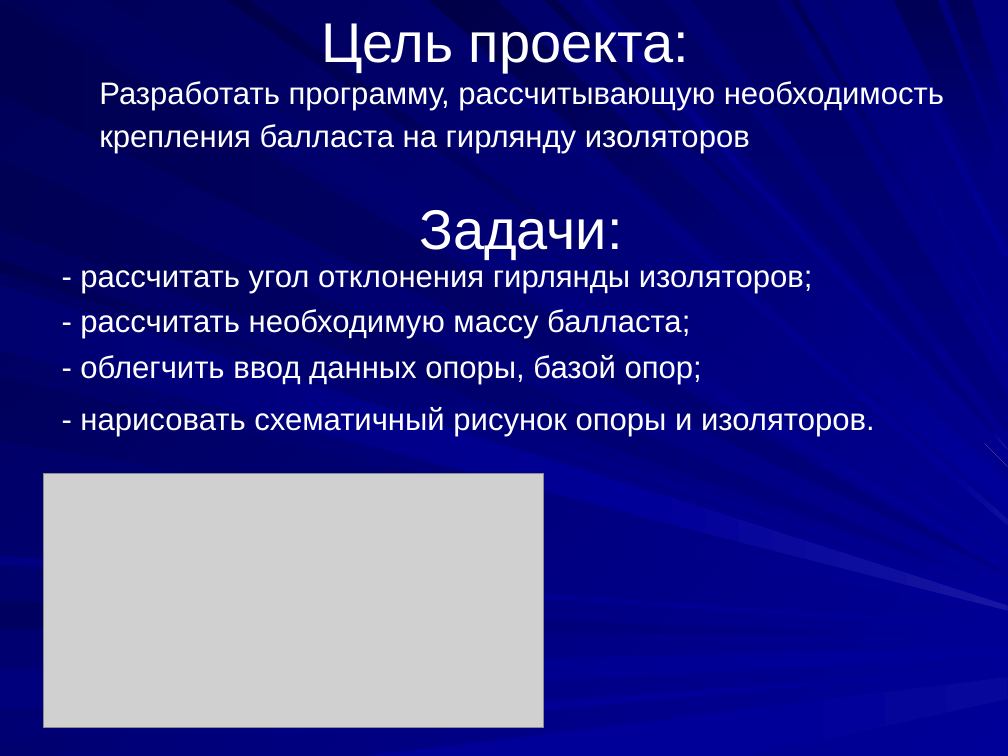
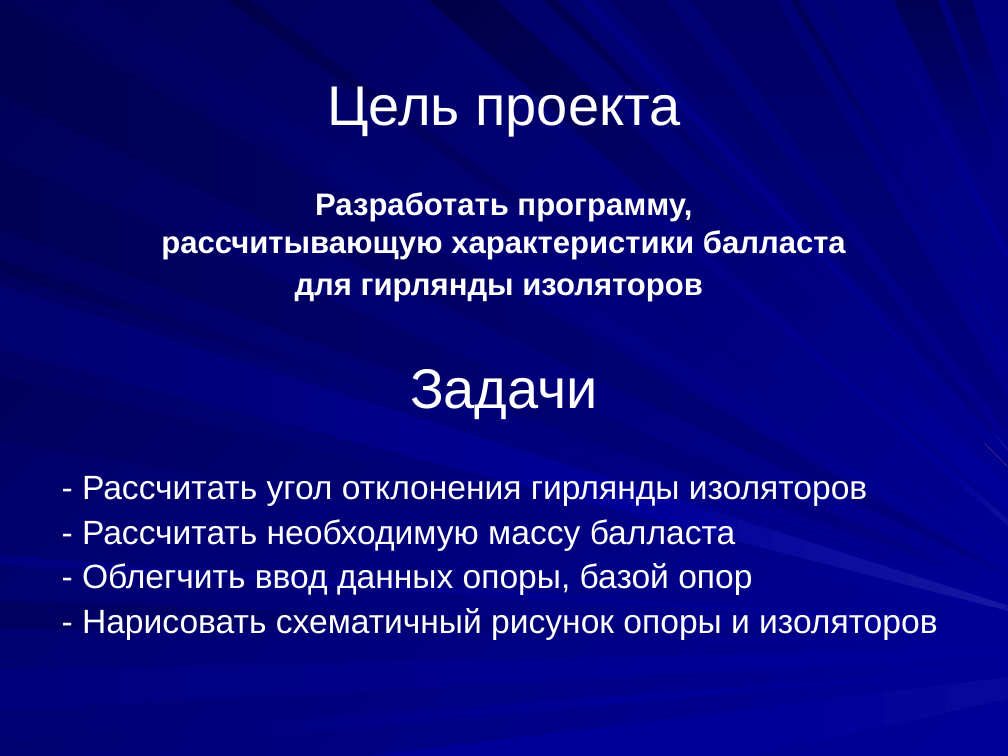
Before and after one commit to aleks311001/Project, a slide deck: slide 4 of Проект.ppt (slide 2 before the commit). Drawn at 1008x756 pixels with LibreOffice and Linux fonts; fonts in the diff are those of the drawing; grey boxes stand for pictures. Boxes give left, top, right and bottom in pixels: in the first picture for what was removed or moved away, otherwise in the second. Text is boxed around its words. In the diff, an @@ line names an element or a change of style, - is before the commit and + after.

```diff
--- a/Проект.ppt
+++ b/Проект.ppt
@@ title at (328,86,680,135): text changed @@
-Цель проекта:
+Цель проекта
@@ text at (161,192,846,301): text changed; bold on @@
-Разработать программу, рассчитывающую необходимость крепления балласта на гирлянду изоляторов
+Разработать программу,
+рассчитывающую характеристики балласта
+для гирлянды изоляторов
@@ text at (410,369,598,418): text changed @@
-Задачи:
+Задачи
@@ picture removed at (43,473,543,727) @@
@@ text at (82,476,937,640): text changed; size 22.2 to 24 pt @@
-- рассчитать угол отклонения гирлянды изоляторов;
-- рассчитать необходимую массу балласта;
-- облегчить ввод данных опоры, базой опор;
-- нарисовать схематичный рисунок опоры и изоляторов.
+- Рассчитать угол отклонения гирлянды изоляторов
+- Рассчитать необходимую массу балласта
+- Облегчить ввод данных опоры, базой опор
+- Нарисовать схематичный рисунок опоры и изоляторов
```
Also in this commit, not shown: 2 other slides changed, 6 slides added, 1 slide removed, 5 other files.
